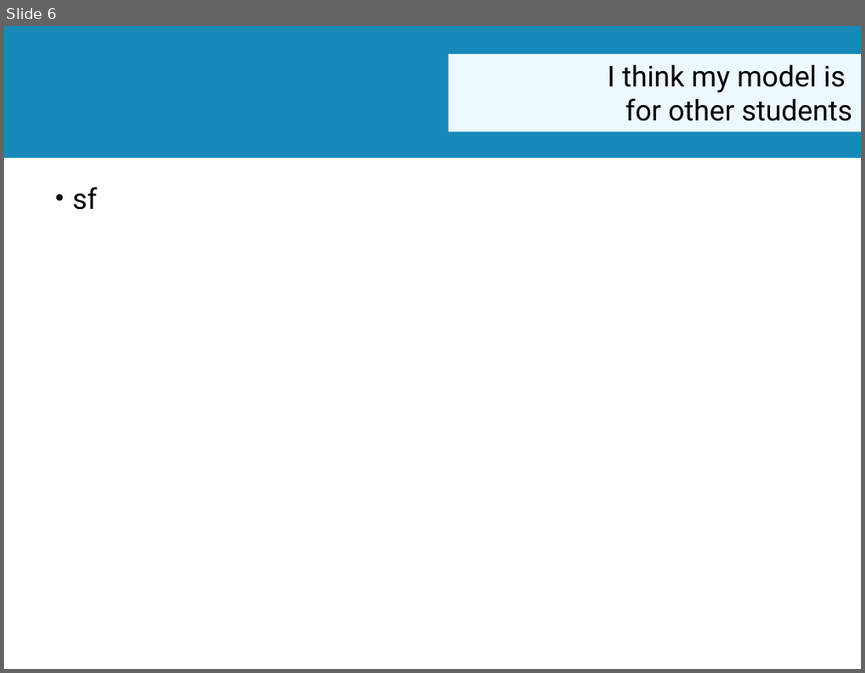
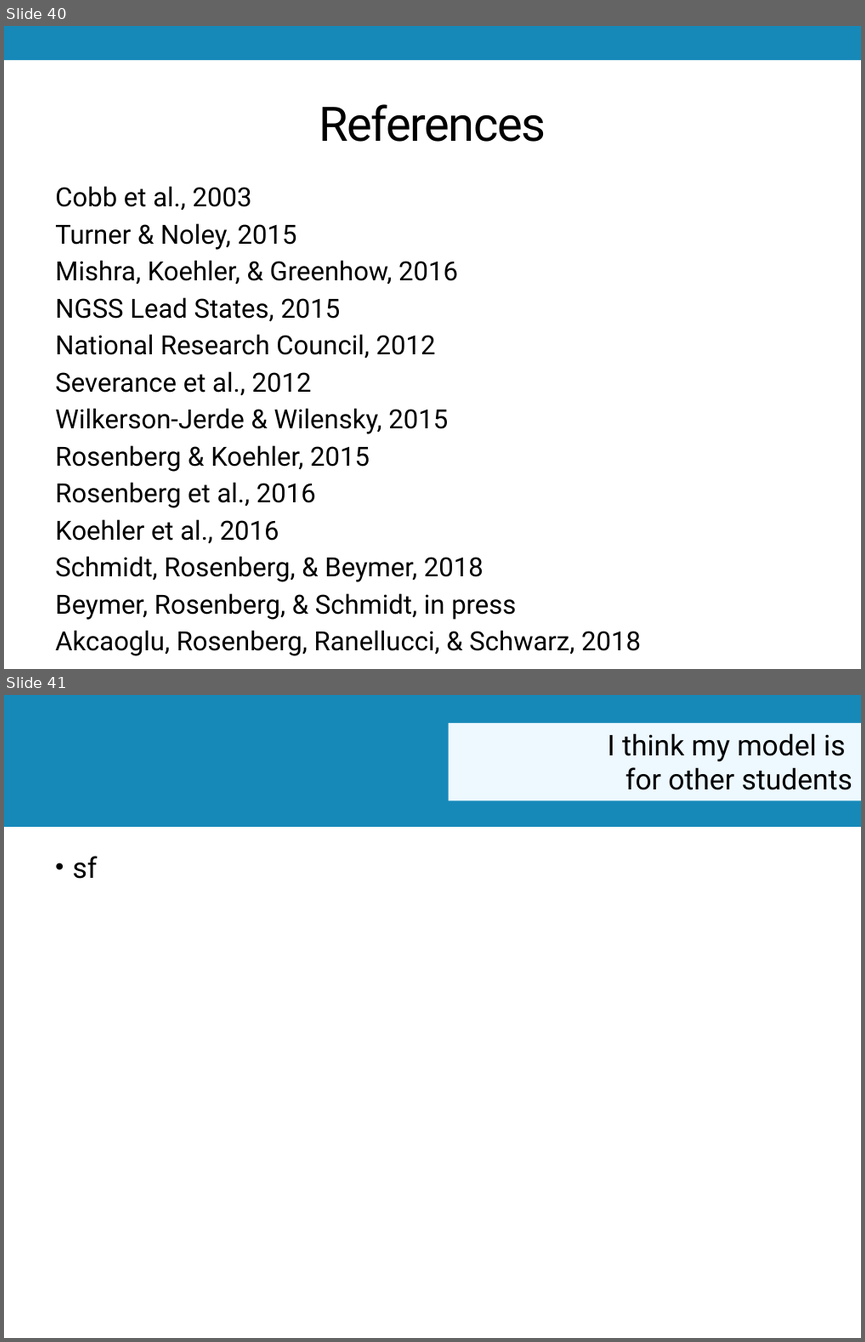
Before and after one commit to jrosen48/job-talk, a slide deck: 2018-1-15-Rosenberg-UT-Knoxville-talk.pptx. Shown one above the other, each under a label of ours: slide 6 before the commit, slides 40 and 41 after it. The pictures are 865x673 and 865x1342 pixels, drawn with LibreOffice and Linux fonts; fonts in the diff are those of the drawing. Boxes give left, top, right and bottom in pixels: in the first picture for what was removed or moved away, otherwise in the second. Text is boxed around its words. In the diff, an @@ line names an element or a change of style, - is before the commit and + after.

```diff
--- a/2018-1-15-Rosenberg-UT-Knoxville-talk.pptx
+++ b/2018-1-15-Rosenberg-UT-Knoxville-talk.pptx
@@ slide 40 added at [4, 26, 861, 669], background #FFFFFF; not listed: 1 template element that a slide beside it also shows @@
@@ title added at [319, 104, 546, 142], 40 pt, text #000000 @@
+References
@@ text added at [55, 186, 516, 619], 22.2 pt, text #000000 @@
+Cobb et al., 2003
+Turner & Noley, 2015
+Mishra, Koehler, & Greenhow, 2016
+NGSS Lead States, 2015
+National Research Council, 2012
+Severance et al., 2012
+Wilkerson-Jerde & Wilensky, 2015
+Rosenberg & Koehler, 2015
+Rosenberg et al., 2016
+Koehler et al., 2016
+Schmidt, Rosenberg, & Beymer, 2018
+Beymer, Rosenberg, & Schmidt, in press
+Akcaoglu, Rosenberg, Ranellucci, & Schwarz, 2018
@@ what was slide 6 is now slide 41 @@
```
Also in this commit, not shown: 2 slides changed, 33 other slides added, 2 slides removed, 1 other file.
